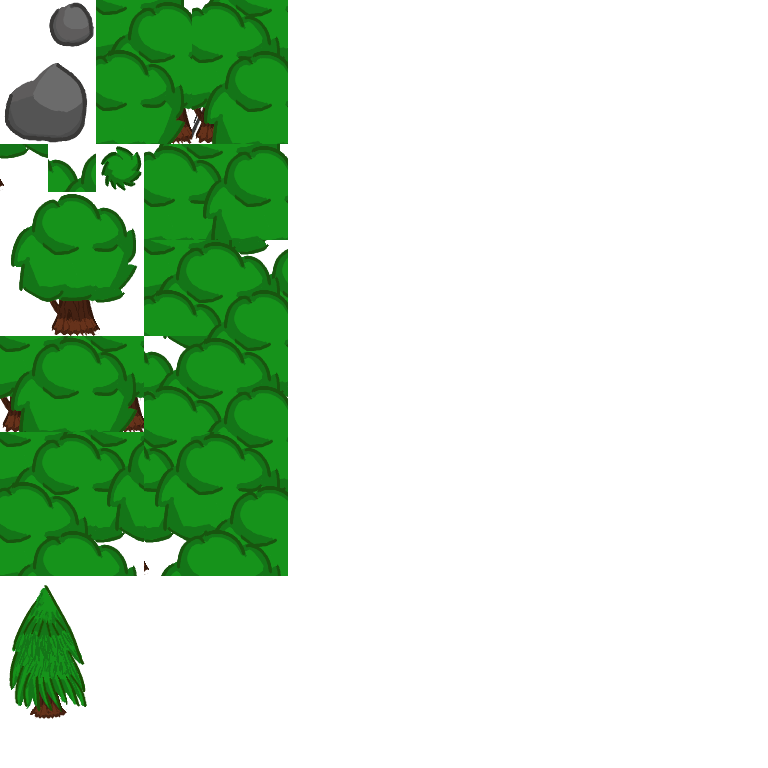
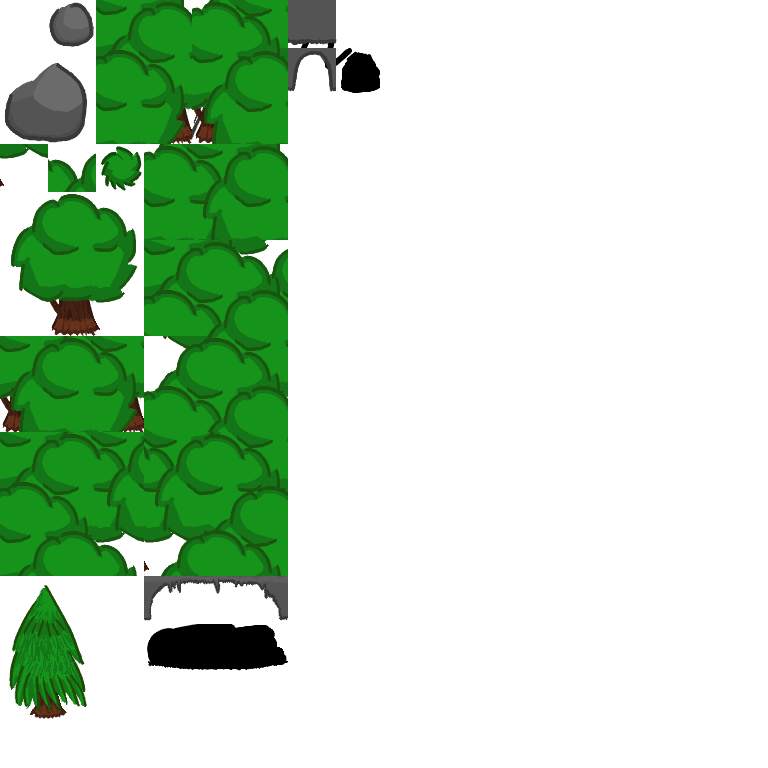
Layered file, before and after one edit (768 x 768). Changes by layer:
removed layer "Tree Base copy #3" over [left=29, top=184, right=174, bottom=456]
removed layer "Layer copy" over [left=72, top=351, right=174, bottom=456]
moved "Layer #1" above "Tree #2", painted on it over [left=29, top=184, right=174, bottom=456]
showed group "Tree #2" (15 layers) over [left=29, top=184, right=118, bottom=302]
added layer "Layer #9" above "Layer #10" over [left=288, top=38, right=336, bottom=92]
added layer "Layer #10" above "Layer Group" over [left=288, top=0, right=336, bottom=90]
added group "Layer Group" (78%) with 3 layers above "Transformation #1" over [left=288, top=0, right=336, bottom=92]
moved "Layer #2" into group "Layer Group", painted on it over [left=66, top=50, right=335, bottom=189]
moved "Layer #4" into group "Layer Group", painted on it over [left=288, top=48, right=336, bottom=89]
added layer "Layer #7" in group "Layer Group" over [left=288, top=0, right=336, bottom=43]
added layer "Transformation #1" above "Layer #3" over [left=341, top=51, right=381, bottom=93]
moved "Layer #3" above "Layer #8", painted on it over [left=29, top=205, right=118, bottom=302]
added layer "Forest_B.png copy" above "doodles copy" over [left=144, top=576, right=288, bottom=671]
painted on "doodles copy" over [left=288, top=16, right=352, bottom=69]
